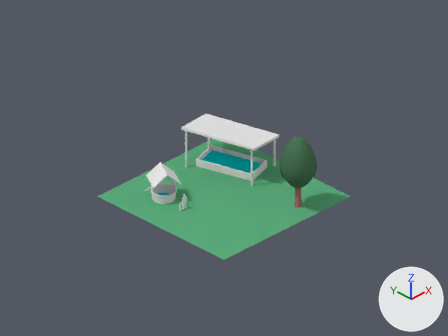
Renders of the Blender file trunk/data/models/Waterwell.blend from each side of a commit.
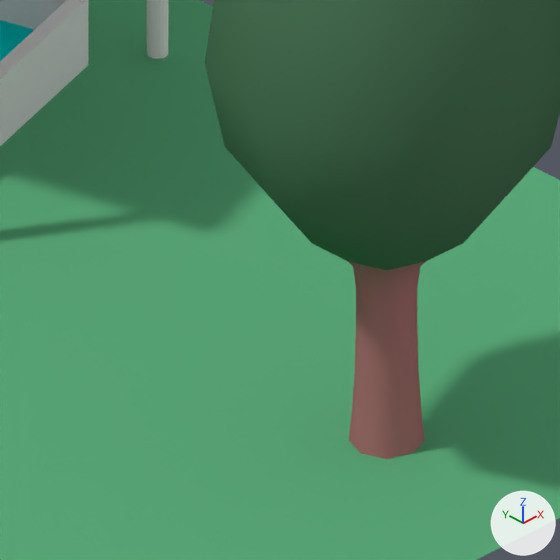
Each version appears first from the file's camera 'Camera', and next in a close-up on the part from 58% to 71% of the width and 48% to 65% of the height. The axes (+X, +Y, +Z) are drawn at lower right. The lights are the same throughout.

In view in the first close-up: 'Bak1', 'Boom1', 'Paal2', 'Plane.014'.
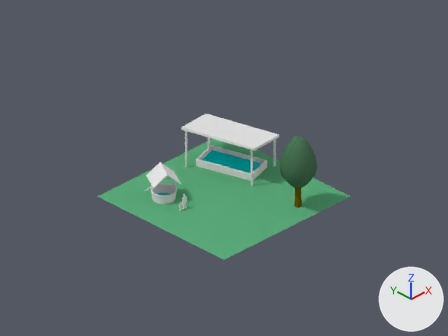
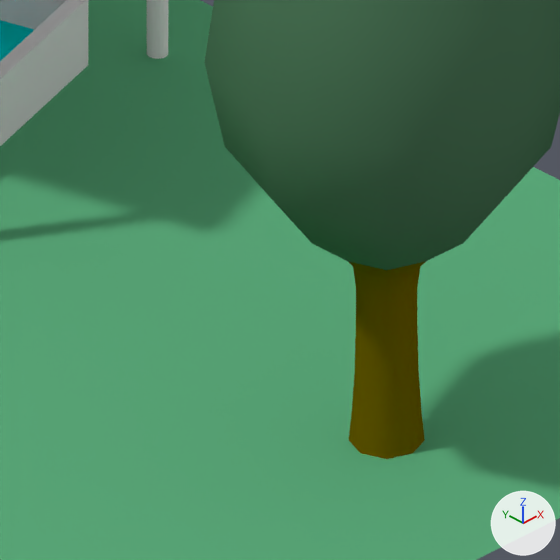
The change, as a diff of the scene's bpy script:
```diff
--- a/trunk/data/models/Waterwell.blend.py
+++ b/trunk/data/models/Waterwell.blend.py
@@ mat_wood_005 @@
 mat_wood_005 = diffuse_material('Wood.005')
-mat_wood_005.base_color = (0.432, 0.174, 0.174)  # brown #b07474
+mat_wood_005.base_color = (0.157, 0.11, 0.0)  # brown #6e5d00
```

Changed parts and their boxes [x1, y1, x2, y2] in the close-ups (560 x 560 px):
'Boom1', recoloured: [347, 259, 427, 459] in both
